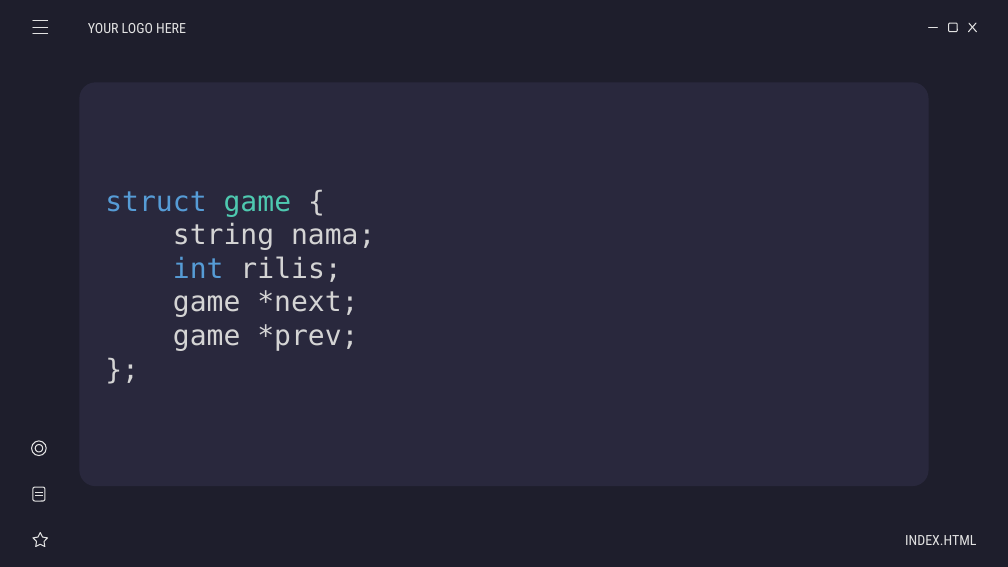
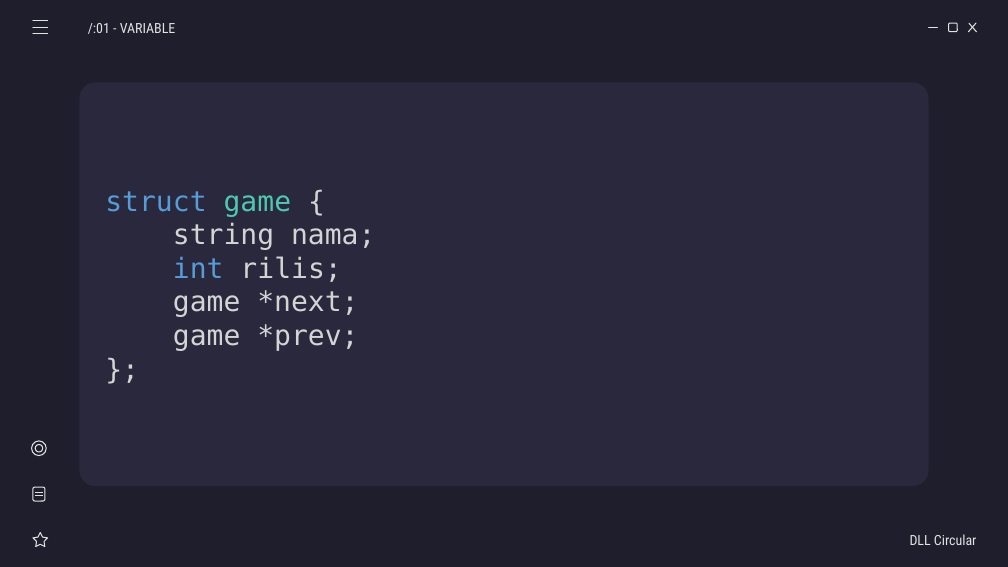
Before and after one commit to weztcy/Semester-3, a slide deck: slide 5 of Struktur Data/List Game - Kelompok 5.pptx (slide 8 before the commit). Drawn at 1008x567 pixels with LibreOffice and Linux fonts; fonts in the diff are those of the drawing. Boxes give left, top, right and bottom in pixels: in the first picture for what was removed or moved away, otherwise in the second. Text is boxed around its words. In the diff, an @@ line names an element or a change of style, - is before the commit and + after.

```diff
--- a/Struktur Data/List Game - Kelompok 5.pptx
+++ b/Struktur Data/List Game - Kelompok 5.pptx
@@ subtitle at (88, 23, 176, 34): text changed @@
-YOUR LOGO HERE
+/:01 - VARIABLE
@@ subtitle at (910, 534, 977, 545): text changed @@
-INDEX.HTML
+DLL Circular
```
Also in this commit, not shown: 15 other slides changed, 3 other files.
